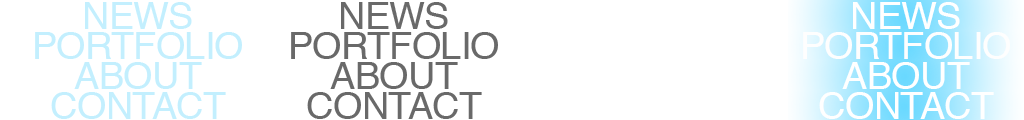
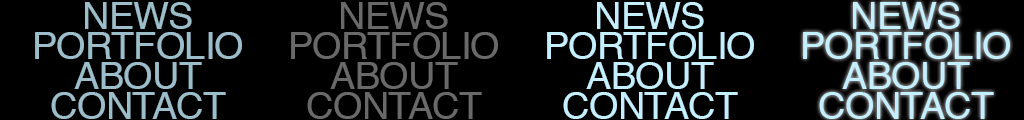
The second w=1024, h=120 image is a revision of the first. Changes to its layers:
painted on "CONTACT" (1st of 4, in "Contact") over bbox(563, 92, 738, 119)
"CONTACT" (3rd of 4, in "Contact"): opacity 100% → 70% over bbox(51, 92, 226, 119)
painted on "CONTACT" (4th of 4, in "Contact") over bbox(819, 92, 994, 119)
painted on "ABOUT" (1st of 4, in "About") over bbox(586, 62, 714, 89)
"ABOUT" (3rd of 4, in "About"): opacity 100% → 70% over bbox(74, 62, 202, 89)
painted on "ABOUT" (4th of 4, in "About") over bbox(842, 62, 970, 89)
painted on "PORTFOLIO" (1st of 4, in "portfolio") over bbox(547, 32, 754, 59)
"PORTFOLIO" (3rd of 4, in "portfolio"): opacity 100% → 70% over bbox(35, 32, 242, 59)
painted on "PORTFOLIO" (4th of 4, in "portfolio") over bbox(803, 32, 1010, 59)
painted on "NEWS" (1st of 4, in "news") over bbox(597, 2, 704, 29)
"NEWS" (3rd of 4, in "news"): opacity 100% → 70% over bbox(85, 2, 192, 29)
painted on "NEWS" (4th of 4, in "news") over bbox(853, 2, 960, 29)
removed layer "Layer 1 copy 3" over bbox(788, 0, 1024, 30)
removed layer "Layer 1 copy 2" over bbox(788, 30, 1024, 60)
removed layer "Layer 1 copy" over bbox(788, 60, 1024, 90)
painted on "Layer 1" over bbox(0, 0, 1024, 120)
